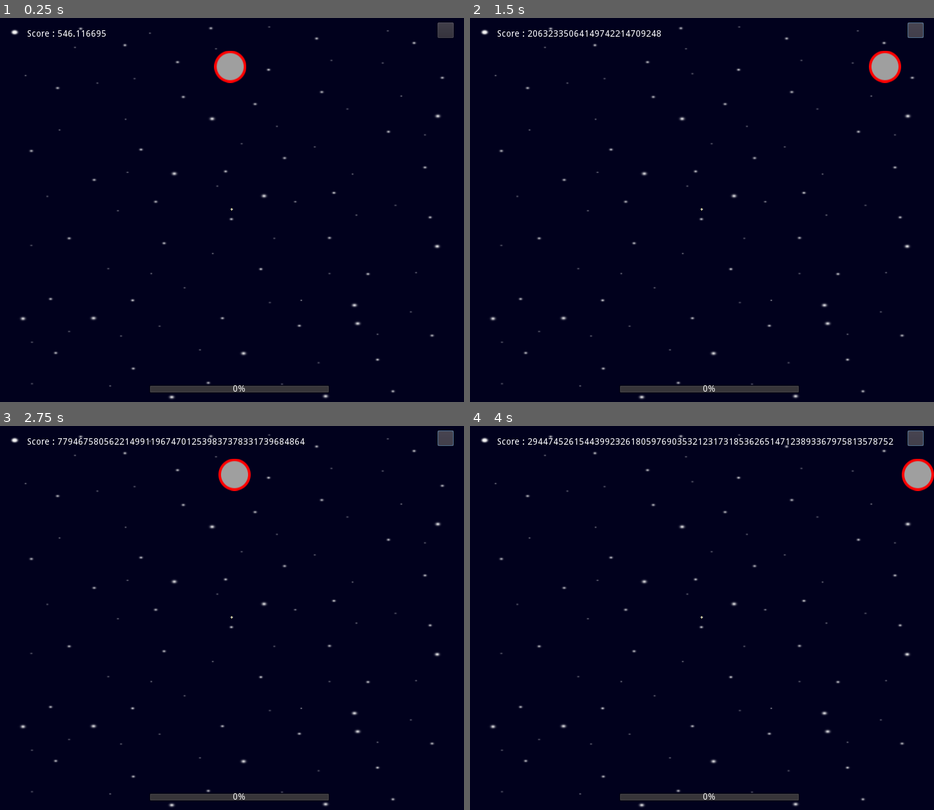
Above: before the commit, frames 1-4 (two rows, left to right).
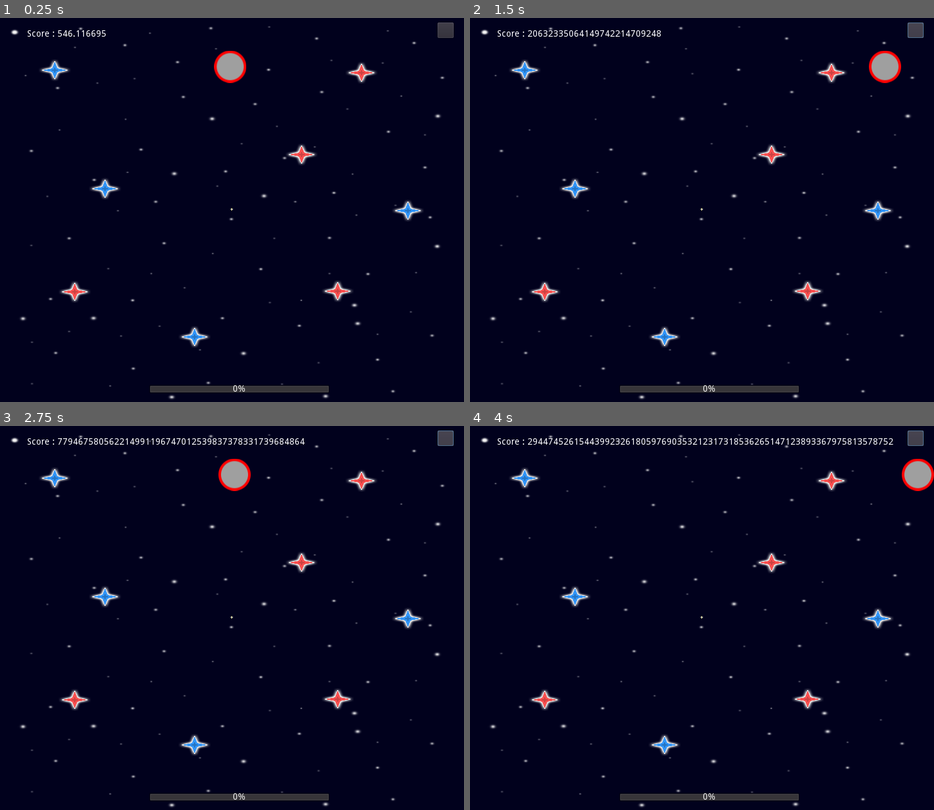
Above: after the commit, the same moments.

Repository: Avelinimus/Universe
Game: Godot game, scene res://Scenes/Mian.tscn
Two runs of this game, one before a commit and one after it. Both use one fixed random seed, a clock stepped at 60 frames per second and the inputs below.
Inputs (mouse positions are in pixels of both pictures, inside the frame that each line leads up to):
- Up to frame 1 (0.25 s): no input
- Up to frame 2 (1.5 s): hold Right (ui_right) 0.53-1.25 s; click (915, 29) at 1.25 s
- Up to frame 3 (2.75 s): hold Left (ui_left) from 2.03 s (still down)
- Up to frame 4 (4 s): release Left (ui_left) at 2.78 s; hold Right (ui_right) from 2.78 s (still down)

The runs differ from the first frame. In frame 1, 1.3% of the frame differs, in the area x 8-92%, y 10-86%; in frame 2, 1.3%; in frame 3, 1.3%; in frame 4, 1.3%.
Error before the commit: Parse Error: Indented block expected after declaration of "_process" function. (res://Scripts/Background.gd:14)

Commit message:
stars

Diff:
--- a/Scenes/Mian.tscn
+++ b/Scenes/Mian.tscn
@@ -1,8 +1,10 @@
-[gd_scene load_steps=5 format=2]
+[gd_scene load_steps=7 format=2]
 
 [ext_resource path="res://Scenes/HUD.tscn" type="PackedScene" id=1]
 [ext_resource path="res://Scenes/Background.tscn" type="PackedScene" id=2]
-[ext_resource path="res://Scenes/Player.tscn" type="PackedScene" id=3]
+[ext_resource path="res://Image/Background/blue_star.png" type="Texture" id=3]
+[ext_resource path="res://Image/Background/red_star.png" type="Texture" id=4]
+[ext_resource path="res://Scenes/Player.tscn" type="PackedScene" id=5]
 
 [sub_resource type="GDScript" id=1]
 script/source = "extends Node
@@ -29,5 +31,45 @@
 
 [node name="Background" parent="." instance=ExtResource( 2 )]
 
-[node name="Player" parent="." instance=ExtResource( 3 )]
+[node name="blue_star" type="Sprite" parent="Background"]
+position = Vector2( -153.003, -35.7988 )
+scale = Vector2( 0.15, 0.15 )
+texture = ExtResource( 3 )
+
+[node name="blue_star4" type="Sprite" parent="Background"]
+position = Vector2( -44.8015, 221.761 )
+scale = Vector2( 0.15, 0.15 )
+texture = ExtResource( 3 )
+
+[node name="blue_star2" type="Sprite" parent="Background"]
+position = Vector2( -213.721, -241.846 )
+scale = Vector2( 0.15, 0.15 )
+texture = ExtResource( 3 )
+
+[node name="blue_star3" type="Sprite" parent="Background"]
+position = Vector2( 212.858, 2.27563 )
+scale = Vector2( 0.15, 0.15 )
+texture = ExtResource( 3 )
+
+[node name="red_star" type="Sprite" parent="Background"]
+position = Vector2( 84.4174, -95.1491 )
+scale = Vector2( 0.15, 0.15 )
+texture = ExtResource( 4 )
+
+[node name="red_star3" type="Sprite" parent="Background"]
+position = Vector2( 128.009, 142.253 )
+scale = Vector2( 0.15, 0.15 )
+texture = ExtResource( 4 )
+
+[node name="red_star4" type="Sprite" parent="Background"]
+position = Vector2( 156.811, -237.367 )
+scale = Vector2( 0.15, 0.15 )
+texture = ExtResource( 4 )
+
+[node name="red_star2" type="Sprite" parent="Background"]
+position = Vector2( -189.589, 143.373 )
+scale = Vector2( 0.15, 0.15 )
+texture = ExtResource( 4 )
+
+[node name="Player" parent="." instance=ExtResource( 5 )]
 position = Vector2( 357.264, 79.5031 )
--- a/Scripts/Background.gd
+++ b/Scripts/Background.gd
@@ -10,3 +10,4 @@
 
 # Called every frame. 'delta' is the elapsed time since the previous frame.
 func _process(delta):
+	pass
